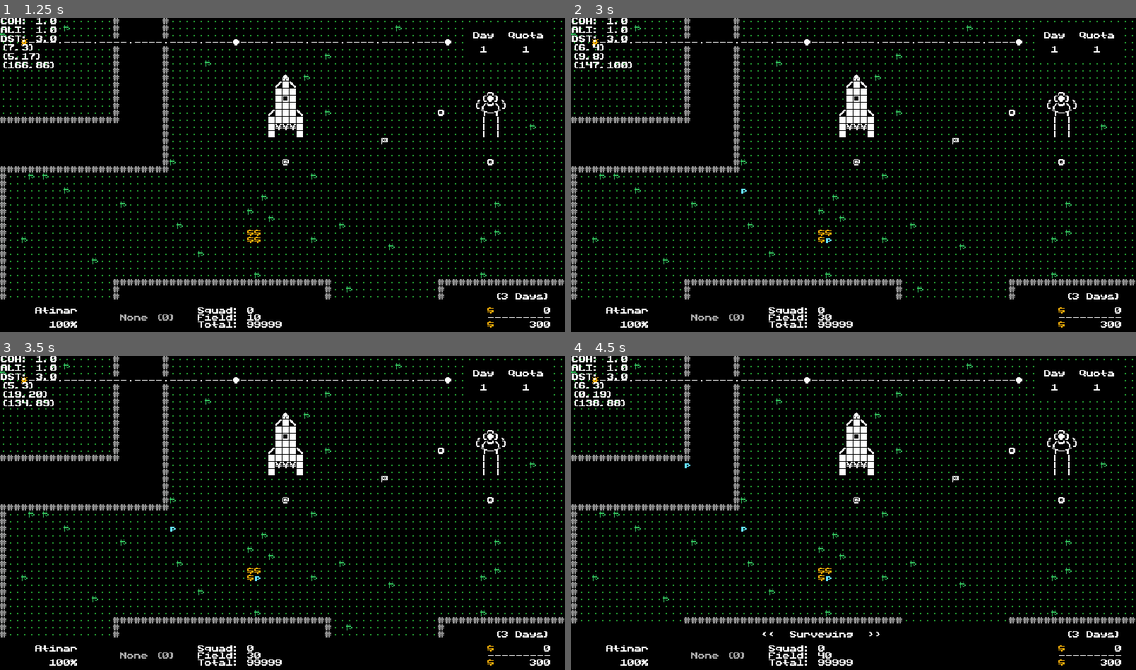
Above: before the commit, frames 1-4 (two rows, left to right).
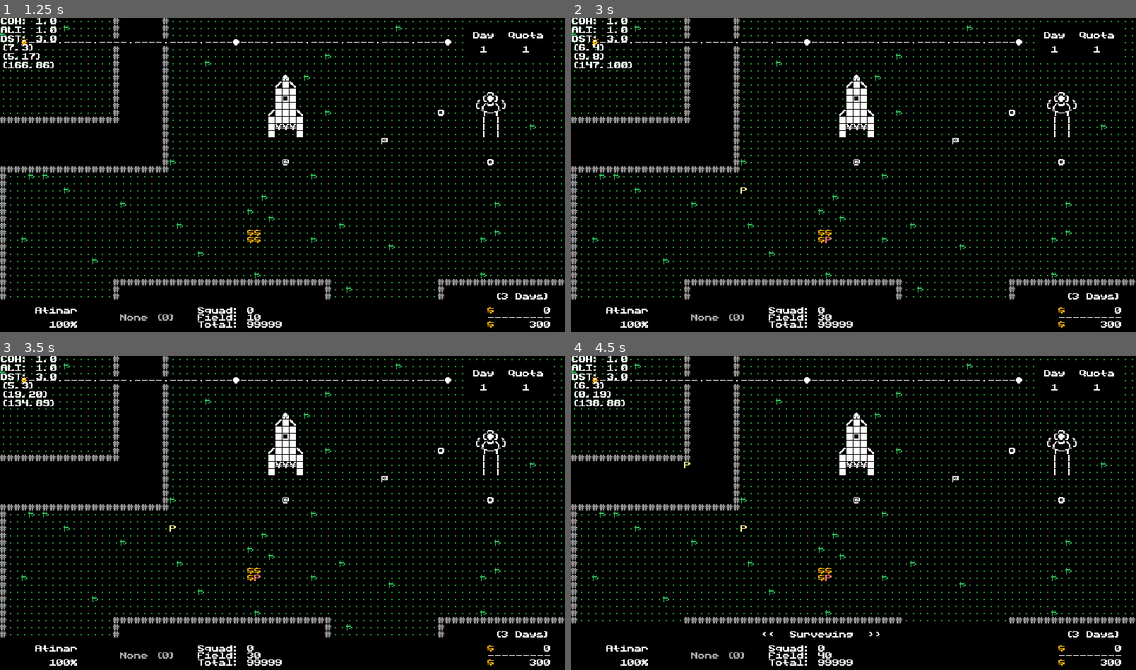
Above: after the commit, the same moments.

Repository: w00tyd00d/Roguemin
Game: Godot game, scene res://prefabs/main.tscn
Two runs of this game, one before a commit and one after it. Both use one fixed random seed, a clock stepped at 60 frames per second and the inputs below.
Inputs (mouse positions are in pixels of both pictures, inside the frame that each line leads up to):
- Up to frame 1 (1.25 s): tap Enter (c_confirm) at 0.5 s; drag from (282, 159) to (339, 105) at 0.52 s
- Up to frame 2 (3 s): tap Enter (c_confirm) at 1.25, 2, 2.1, 2.75 s; drag from (740, 193) to (825, 240) at 1.27 s; move the mouse to (910, 105) at 2.02 s; hold E (c_cycle_right) 2.03-2.75 s; drag from (825, 240) to (684, 127) at 2.77 s
- Up to frame 3 (3.5 s): no input
- Up to frame 4 (4.5 s): tap Enter (c_confirm) at 3.5, 4.25 s; move the mouse to (1023, 563) at 3.52 s; hold Q (c_cycle_left) 3.53-4.25 s; tap X (c_survey) at 3.6 s; drag from (684, 465) to (768, 434) at 4.27 s

Frame 1 is identical in both runs. In frame 2, less than 0.1% of the frame differs, in the area x 30-47%, y 53-72%; in frame 3, less than 0.1%; in frame 4, less than 0.1%, in the area x 20-47%, y 33-72%.
Error before the commit: Parse Error: The function signature doesn't match the parent. Parent signature is "do_action(Entity) -> ActionResult". (res://scripts/states/inanimate/inanimat…

Commit message:
Fixed DeadState and InanimateState with the new ActionResult paradigm

Diff:
--- a/prefabs/entities/dwarf_red.tscn
+++ b/prefabs/entities/dwarf_red.tscn
@@ -8,11 +8,6 @@
 script = ExtResource("2_krgmn")
 fov_type = 1
 
-[node name="AttackIndicator" parent="." index="0"]
-top_level = true
-attack_range = 0.0
-attack_angle = 0.0
-
 [node name="BackgroundLayer" parent="." index="1"]
 tile_map_data = PackedByteArray("AAD/////AgAAAAAAAAD//wAAAgAAAAAAAAAAAAAAAgAAAAAAAAAAAP//AgAAAAAAAAA=")
 
--- a/prefabs/entities/enemy.tscn
+++ b/prefabs/entities/enemy.tscn
@@ -15,5 +15,5 @@
 current_health = 0
 
 [node name="AttackIndicator" parent="." index="0" instance=ExtResource("3_iir01")]
-attack_type = 0
-attack_range = 1.0
+top_level = true
+attack_angle = 0.0
--- a/prefabs/entities/spotty_red.tscn
+++ b/prefabs/entities/spotty_red.tscn
@@ -14,12 +14,11 @@
 current_health = 1000
 
 [node name="AttackIndicator" parent="." index="0"]
-top_level = true
-attack_range = 0.0
-attack_angle = 0.0
+tile_map_data = PackedByteArray("AAAAAAAAAAAYAAEAAwD/////AAAYAAEAAwAAAP//AAAYAAEAAwABAP//AAAYAAEAAwD//wAAAAAYAAEAAwABAAAAAAAYAAEAAwD//wEAAAAYAAEAAwAAAAEAAAAYAAEAAwABAAEAAAAYAAEAAwA=")
+attack_range = 1.0
 
 [node name="BackgroundLayer" parent="AttackIndicator" index="0"]
-tile_map_data = PackedByteArray("AAAAAAAAAgABAAAAAAAAAAEAAgABAAAAAAABAAAAAgABAAAAAAD//wAAAgABAAAAAAAAAP//AgABAAAAAAA=")
+tile_map_data = PackedByteArray("AAAAAAAAAgABAAAAAAD/////AgABAAAAAAAAAP//AgABAAAAAAABAP//AgABAAAAAAD//wAAAgABAAAAAAABAAAAAgABAAAAAAD//wEAAgABAAAAAAAAAAEAAgABAAAAAAABAAEAAgABAAAAAAA=")
 
 [node name="BackgroundLayer" parent="." index="1"]
 tile_map_data = PackedByteArray("AAABAAMAAgAAAAAAAAACAAIAAgAAAAAAAAADAAEAAgAAAAAAAAD8//7/AgAAAAAAAAD8////AgAAAAAAAAD8/w …(752 unchanged characters)…
--- a/script_templates/State/default.gd
+++ b/script_templates/State/default.gd
@@ -10,7 +10,7 @@
     super(ent)
 
 
-# Changes what the cost of the action will be
+# Changes what the default cost of the action will be
 func get_cost(ent: Entity) -> int:
     return super(ent)
 
@@ -25,11 +25,11 @@
     super(ent, override)
 
 
-# Returns ActionResult object:
+# Returns ActionResult object with result(succes[, override]):
 #   success: bool, Result of the action
 #   override: int, OPTIONAL overridden energy cost
 # Chain a .new_state(state) call to include:
-#   state: enum, OPTIONAL new state to enter
+#   state: enum, new state to enter
 func do_action(ent: Entity) -> ActionResult:
     return result(false)
 
--- a/scripts/attack_indicator.gd
+++ b/scripts/attack_indicator.gd
@@ -9,20 +9,23 @@
 @export var attack_type : Type.Attack :
     set(type):
         attack_type = type
-        update()
+        if Engine.is_editor_hint():
+            update()
 
 ## The distance of how big the attack area will be from the origin of the attack
 @export_range(0,20,1) var attack_range : float :
     set(n):
         attack_range = n
-        update()
+        if Engine.is_editor_hint():
+            update()
 
 ## For changing the angle of the attack cone.
 ## NOTE: For debugging purposes in the editor. Not used in-game.
 @export_range(0,1,0.001) var attack_angle: float :
     set(n):
         attack_angle = n
-        update()
+        if Engine.is_editor_hint():
+            update()
 
 ## The cached positions of the currently targeted area.
 var targeted_positions : Array[Vector2i] = []
--- a/scripts/entities/unit.gd
+++ b/scripts/entities/unit.gd
@@ -341,18 +341,16 @@
 
 
 func _can_see_position(dest_pos: Vector2i) -> bool:
-    var callback := func(ctx: DDARC.Context):
-        var pos := ctx.grid_position
-        var query := world.query_tile_at(pos)
-        if (not world.in_bounds(pos) or
-            query == Type.Tile.ENTITY or
-            query == Type.Tile.WALL and not current_tile.type == Type.Tile.VOID):
-                return true
-
     var raycast := DDARC.to_grid_position(
         grid_position,
         dest_pos,
-        callback
+        func(ctx: DDARC.Context):
+            var pos := ctx.grid_position
+            var query := world.query_tile_at(pos)
+            if (not world.in_bounds(pos) or
+                query == Type.Tile.ENTITY or
+                query == Type.Tile.WALL and not current_tile.type == Type.Tile.VOID):
+                    return true
     )
 
     return raycast.grid_position == dest_pos
--- a/scripts/lib/ddarc.gd
+++ b/scripts/lib/ddarc.gd
@@ -81,6 +81,16 @@
     # Create new context object to be used for the callback/results
     var ctx := Context.new(start, direction)
 
+    # The current grid position of the scan.
+    var grid_position := Vector2i(start)
+
+    # Store all the resulting cells hit along the path, including the original.
+    var cell_path : Array[Vector2i] = [grid_position]
+
+    # If the direction vector is (0,0), we return ctx with single result.
+    if direction.is_zero_approx() or is_zero_approx(distance):
+        return ctx._update_path(cell_path, 0.0)
+
     # We establish the slope and step size for each axis.
     # Note: Step size is based off of opposite axis' slope
     var x_slope := direction.x / direction.y
@@ -89,9 +99,6 @@
     var step_size := Vector2()
     step_size.x = sqrt(1 + y_slope * y_slope)
     step_size.y = sqrt(1 + x_slope * x_slope)
-
-    # The current grid position of the scan.
-    var grid_position := Vector2i(start)
 
     # The starting offset of the ray.
     var offset := start - Vector2(grid_position)
@@ -106,9 +113,6 @@
     var slope_length := Vector2()
     slope_length.x = (1 - offset.x) * step_size.x
     slope_length.y = (1 - offset.y) * step_size.y
-
-    # Store all the resulting cells hit along the path, including the original.
-    var cell_path : Array[Vector2i] = [grid_position]
 
     while true:
         var current_length : float
--- a/scripts/states/inanimate/dead_state.gd
+++ b/scripts/states/inanimate/dead_state.gd
@@ -12,7 +12,7 @@
 
 
 ## Attempts to perform an action to consume energy
-func do_action(ent: Entity) -> Array:
+func do_action(ent: Entity) -> ActionResult:
     var mte := _mte(ent)
     mte.get_hauled()
-    return [true]
+    return result(true)
--- a/scripts/states/inanimate/inanimate_state.gd
+++ b/scripts/states/inanimate/inanimate_state.gd
@@ -6,7 +6,7 @@
 
 
 ## Attempts to perform an action to consume energy
-func do_action(ent: Entity) -> Array:
+func do_action(ent: Entity) -> ActionResult:
     var mte := _mte(ent)
     mte.get_hauled()
-    return [true]
+    return result(true)
--- a/scripts/states/state.gd
+++ b/scripts/states/state.gd
@@ -5,6 +5,9 @@
 ## Shorthand for [member Globals.DEFAULT_TURN_COST]
 ## ie: the default cost of an action.
 const DEFAULT_COST := Globals.DEFAULT_TURN_COST
+
+# Do not use directly, use result(bool) method instead
+static var action_result := ActionResult.new()
 
 ## The global world object.
 var world : World :
@@ -16,9 +19,6 @@
 
 ## The name of the state.
 var name := "unknown_state"
-
-# Do not call directly, use result(bool) method instead
-var _action_result := ActionResult.new()
 
 
 ## The virtual method that's called when the state is first entered into.
@@ -72,33 +72,41 @@
 ## [method result] can also be chained with a [code].new_state()[/code]
 ## call in order to change the state as a result of the action.
 func result(success: bool, energy_override := -1) -> ActionResult:
-    return _action_result.update(success, energy_override)
+    return State.action_result.update(success, energy_override)
 
 
 func _mte(ent: Entity) -> MultiTileEntity:
-    if ent is MultiTileEntity:
-        return ent
-    return null
+    assert(ent is MultiTileEntity)
+    return ent
 
 
 func _enemy(ent: Entity) -> Enemy:
-    if ent is Enemy:
-        return ent
-    return null
+    assert(ent is Enemy)
+    return ent
 
 
-## The results of an action made by the state
-class ActionResult:
-    var success: bool
-    var energy: int
-    var state: int
+## A singleton object that reflects the results of an action made by a
+## state.
+##
+## NOTE: Should not be called directly. Use [method State.result] instead.
+class ActionResult extends Object:
+    var success: bool ## Whether the action executed. Determines if energy should be drained.
+    var energy: int ## The overridden energy cost of the action, if any.
+    var state: int ## The new state that should be entered due to the action, if any.
 
+    ## Updates the internals of the object and returns itself.
+    ## This is how the object should be referenced instead of referencing it
+    ## directly to ensure any residual state is cleansed.
     func update(valid: bool, energy_override: int) -> ActionResult:
         success = valid
         energy = energy_override
         state = -1
         return self
 
+    ## Used to chain together with a previous update call to add a new state
+    ## to the result. See [method State.result].[br][br]
+    ## NOTE: This method is agnostic to the enum value that's passed, so
+    ## make sure that you're passing an enum for the appropriate entity!
     func new_state(state_enum: int) -> ActionResult:
         state = state_enum
         return self
